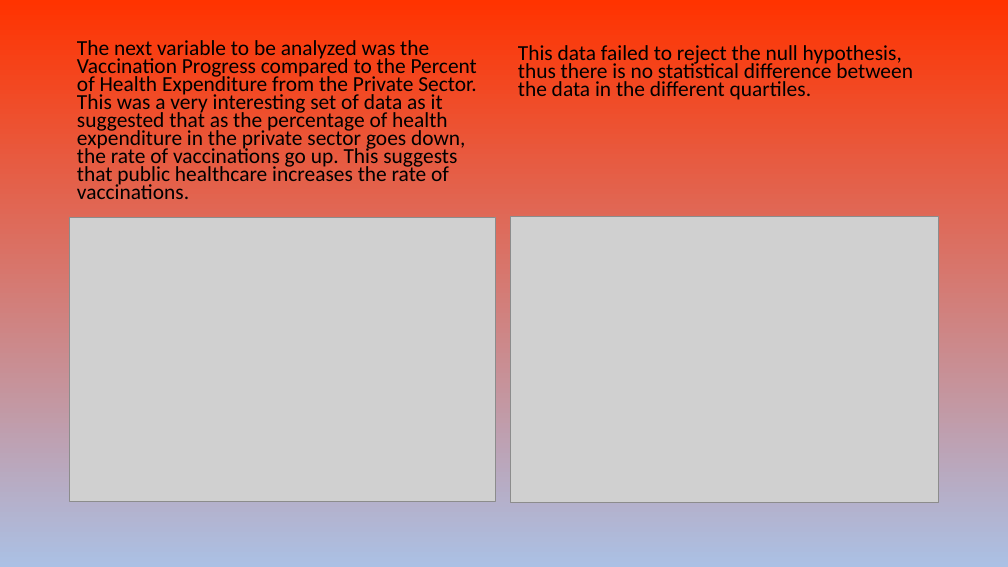
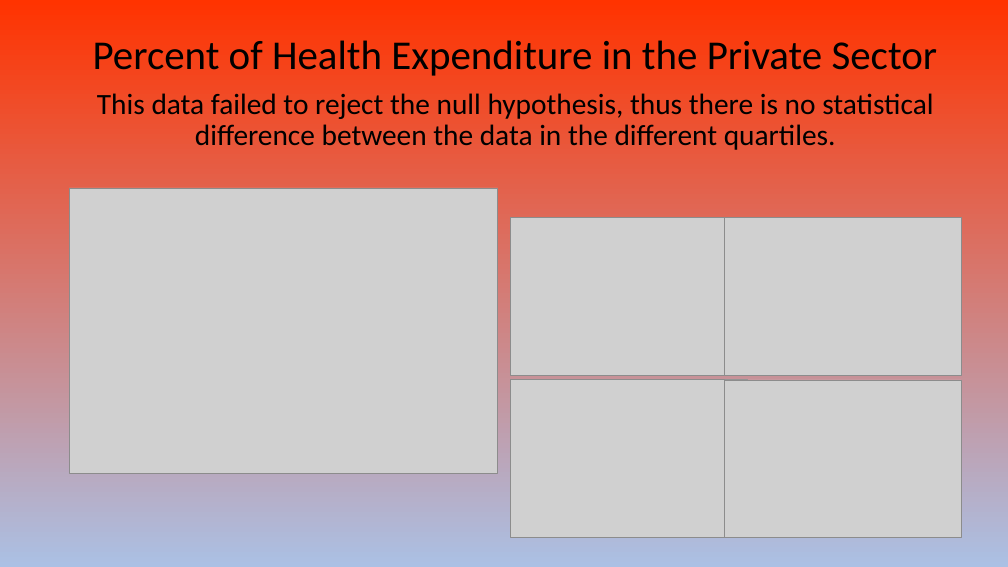
Before and after one commit to AJB-hub/Covid19_Vaccination_Progress, a slide deck: slide 11 of Covid 19 Presentation.pptx (slide 10 before the commit). Drawn at 1008x567 pixels with LibreOffice and Linux fonts; fonts in the diff are those of the drawing; grey boxes stand for pictures. Boxes give left, top, right and bottom in pixels: in the first picture for what was removed or moved away, otherwise in the second. Text is boxed around its words. In the diff, an @@ line names an element or a change of style, - is before the commit and + after.

```diff
--- a/Covid 19 Presentation.pptx
+++ b/Covid 19 Presentation.pptx
@@ text "Percent of Health Expenditure in ...": place and size @@
-text "Percent of Health Expenditure in ..." at (518, 45, 913, 100)
+text "Percent of Health Expenditure in ..." at (93, 40, 938, 150)
@@ text "Percent of Health Expenditure in ..." at (93, 40, 938, 150): vertical alignment bottom to top @@
@@ text removed at (77, 40, 477, 199) @@
-The next variable to be analyzed was the Vaccination Progress compared to the Percent of Health Expenditure from the Private Sector. This was a very interesting set of data as it suggested that as the percentage of health expenditure in the private sector goes down, the rate of vaccinations go up. This suggests that public healthcare increases the rate of vaccinations.
@@ text at (93, 40, 938, 76): paragraph added @@
+Percent of Health Expenditure in the Private Sector
@@ text at (97, 93, 933, 150): size 20.4 to 28 pt in "This data failed to reject the null ..."; alignment left to centre; line spacing 0.7 to 0.9 @@
@@ picture: place and size @@
-picture at (70, 217, 496, 501)
+picture at (70, 188, 498, 474)
@@ picture removed at (510, 216, 939, 502) @@
@@ picture added at (510, 218, 747, 376) @@
@@ picture added at (724, 217, 961, 375) @@
@@ picture added at (510, 380, 747, 538) @@
@@ picture added at (724, 380, 961, 538) @@
```
Also in this commit, not shown: 6 other slides changed, 2 slides added, 1 slide removed.
